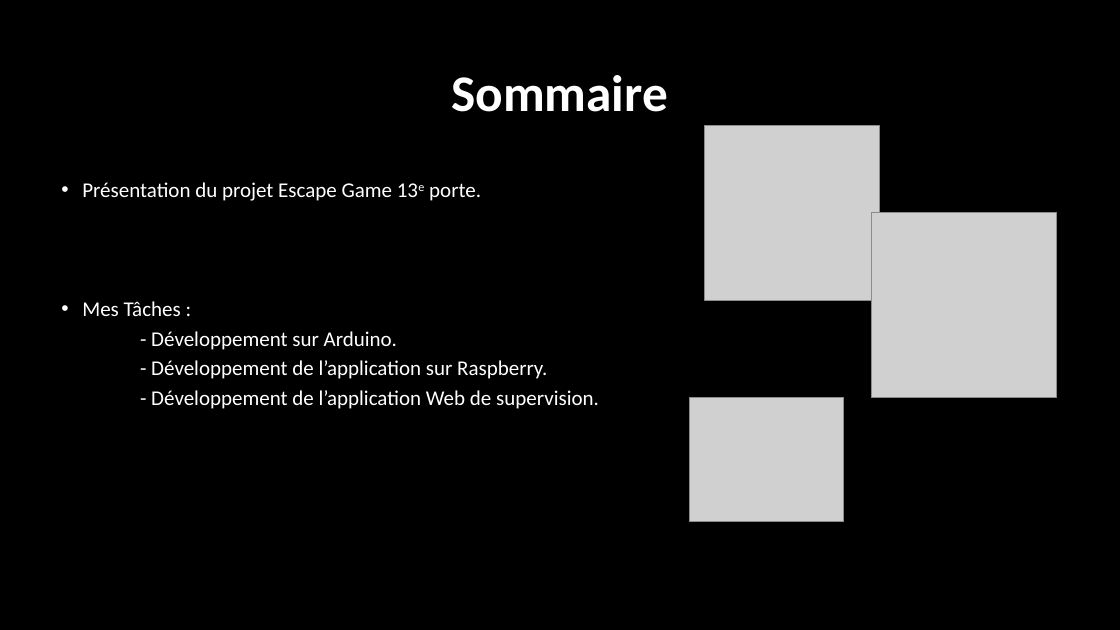
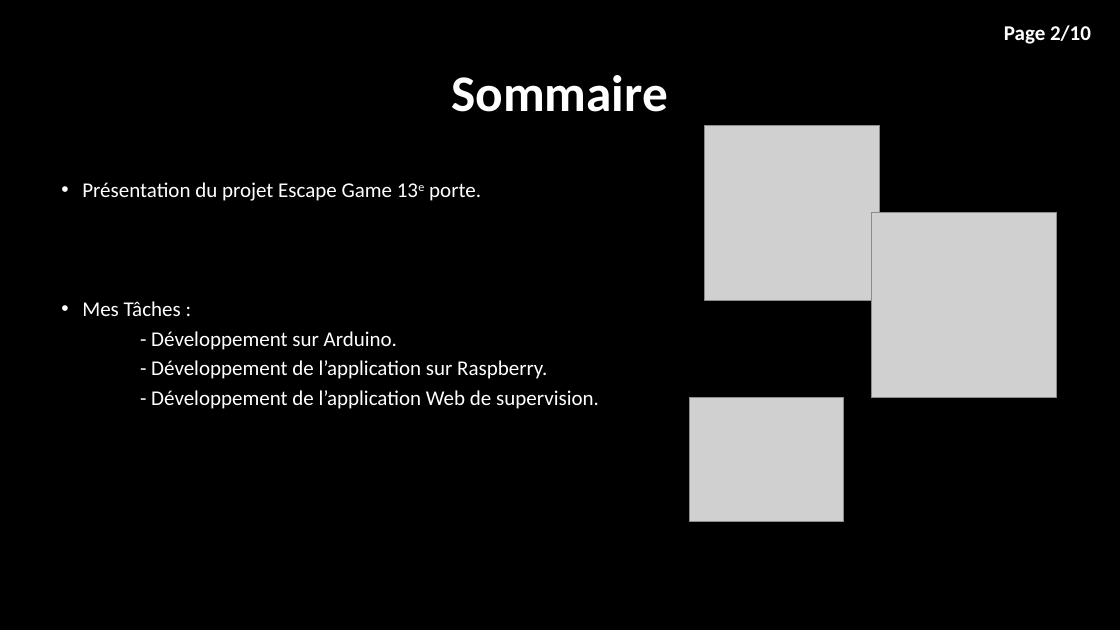
Before and after one commit to corentin-breny/Systeme_Escape_Game_13emePorte, a slide deck: slide 2 of Etudiants/Thomas/Revue Projet/Revue 1/Thomas Cadeau Revue 1.pptx. Drawn at 1120x630 pixels with LibreOffice and Linux fonts; fonts in the diff are those of the drawing; grey boxes stand for pictures; background and template pictures are left out. Boxes give left, top, right and bottom in pixels: in the first picture for what was removed or moved away, otherwise in the second. Text is boxed around its words. In the diff, an @@ line names an element or a change of style, - is before the commit and + after.

```diff
--- a/Etudiants/Thomas/Revue Projet/Revue 1/Thomas Cadeau Revue 1.pptx
+++ b/Etudiants/Thomas/Revue Projet/Revue 1/Thomas Cadeau Revue 1.pptx
@@ text added at bbox=[1004, 25, 1091, 44], 18 pt, text #FFFFFF, bold @@
+Page 2/10
```
Also in this commit, not shown: 6 other slides changed, 3 slides added, 2 slides removed, 1 other file.
